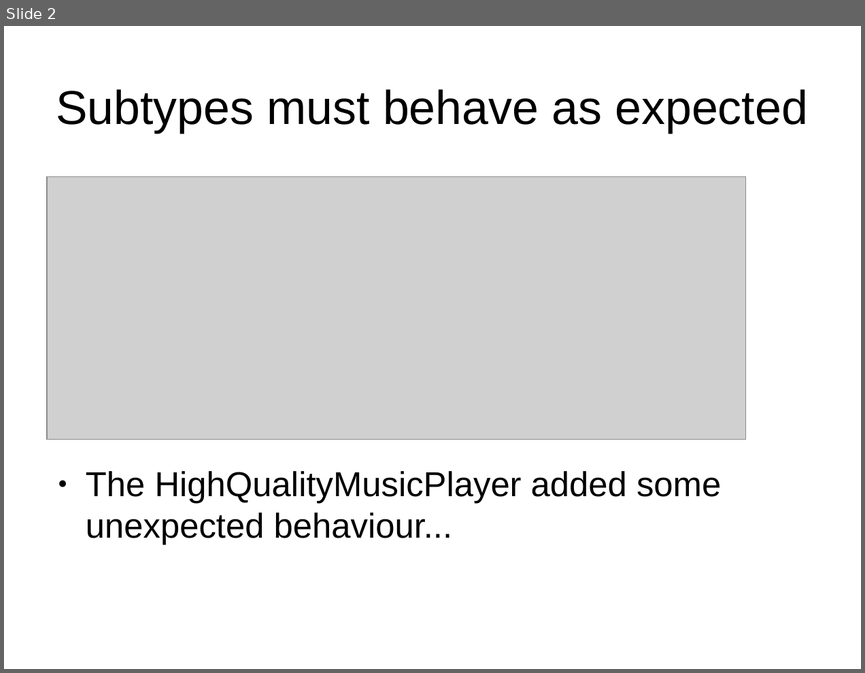
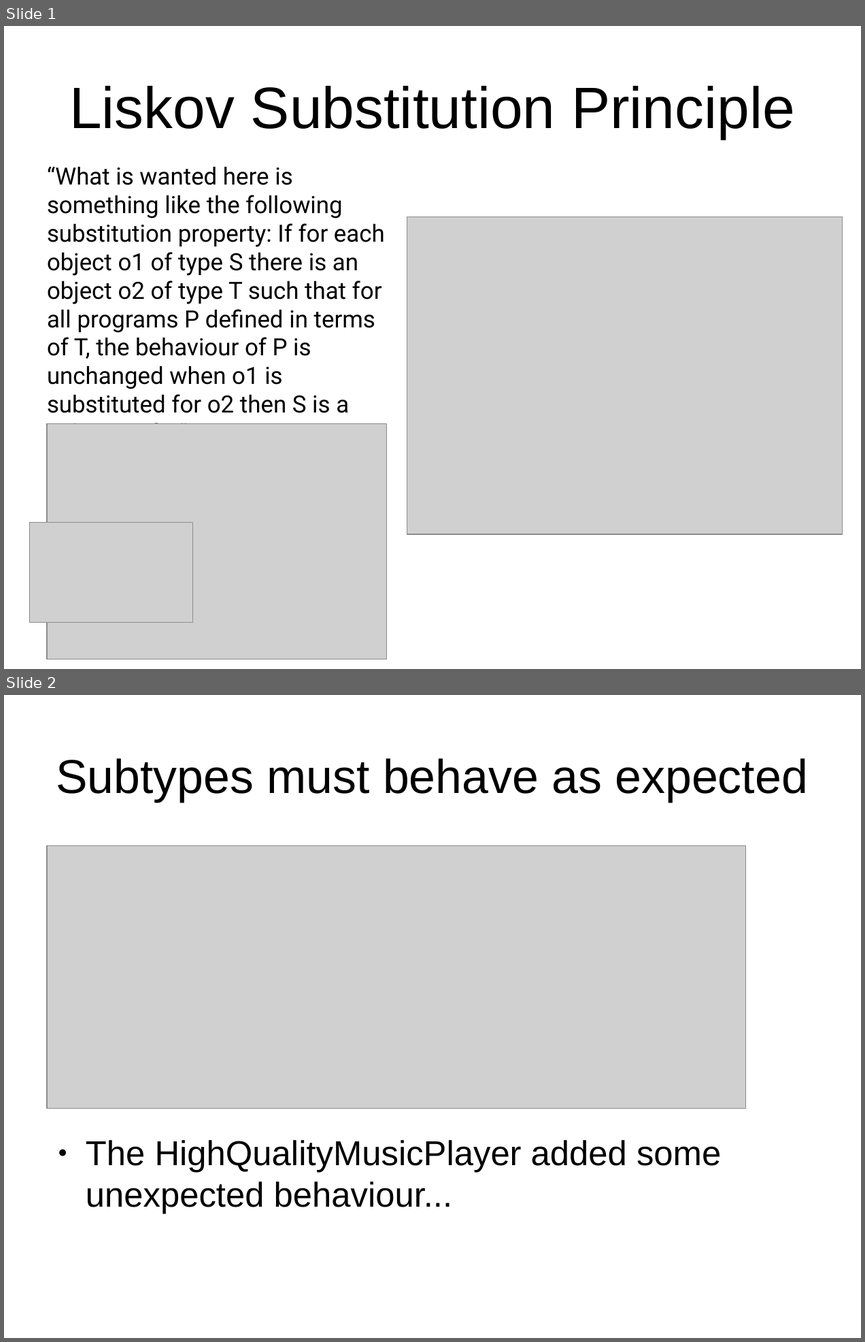
Before and after one commit to james1ewis/LiskovSlides, a slide deck: Liskov Substitution Principle/LSP.odp. Shown one above the other, each under a label of ours: slide 2 before the commit, slides 1 and 2 after it. The pictures are 865x673 and 865x1342 pixels, drawn with LibreOffice and Linux fonts; fonts in the diff are those of the drawing; grey boxes stand for pictures. Boxes give left, top, right and bottom in pixels: in the first picture for what was removed or moved away, otherwise in the second. Text is boxed around its words. In the diff, an @@ line names an element or a change of style, - is before the commit and + after.

```diff
--- a/Liskov Substitution Principle/LSP.odp
+++ b/Liskov Substitution Principle/LSP.odp
@@ slide 1 added at <box>4,26,861,669</box>, background #FFFFFF @@
@@ title added at <box>69,86,795,139</box>, 54 pt, text #000000 @@
+Liskov Substitution Principle
@@ text added at <box>47,166,385,447</box>, 22 pt, text #000000 @@
+“What is wanted here is something like the following substitution property: If for each object o1 of type S there is an object o2 of type T such that for all programs P defined in terms of T, the behaviour of P is unchanged when o1 is substituted for o2 then S is a subtype of T.”
@@ picture added at <box>407,216,843,534</box> @@
@@ picture added at <box>47,424,387,659</box> @@
@@ picture added at <box>30,522,193,622</box> @@
```
Also in this commit, not shown: 7 slides changed, 1 other slide added, 6 slides removed, 1 other file.
